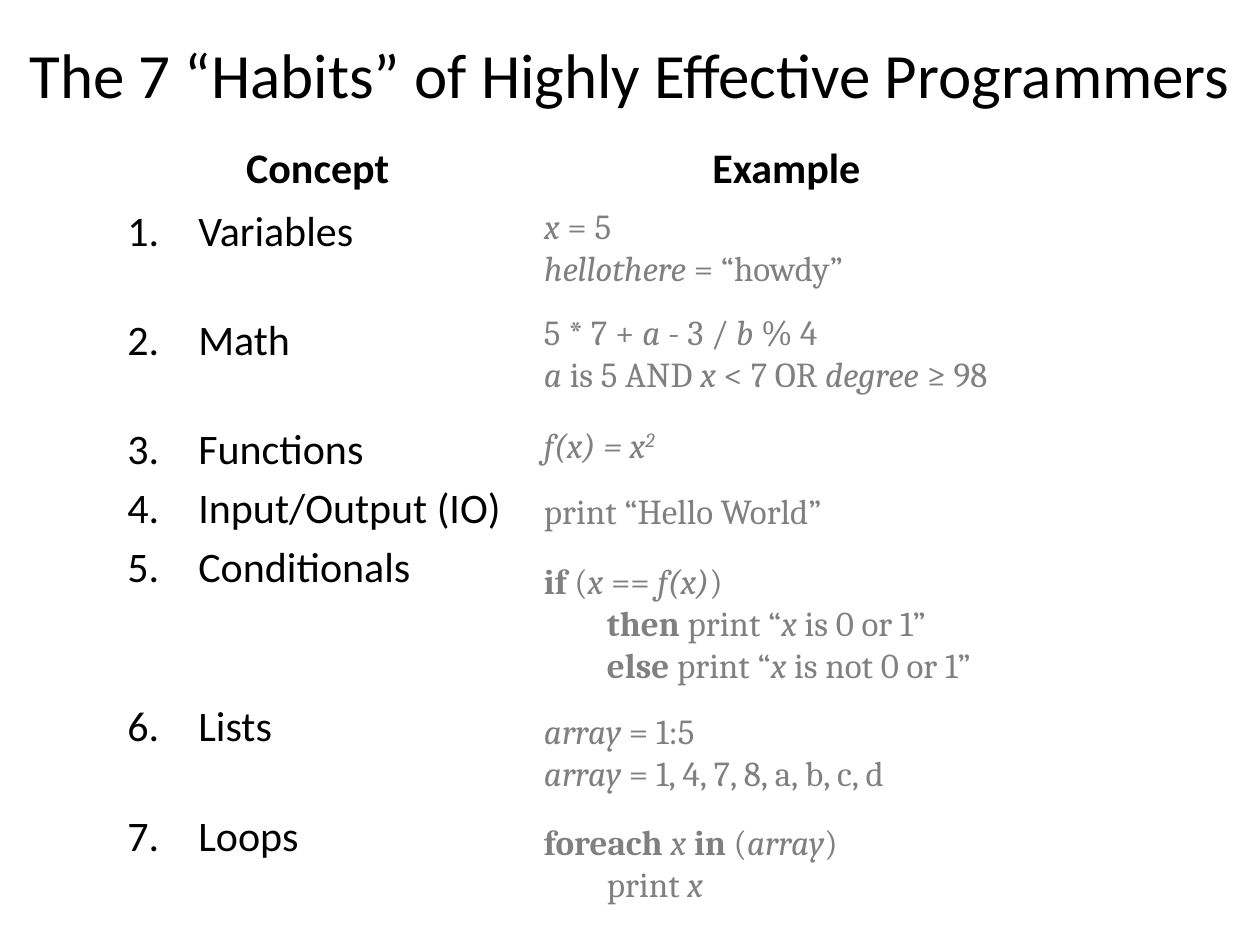
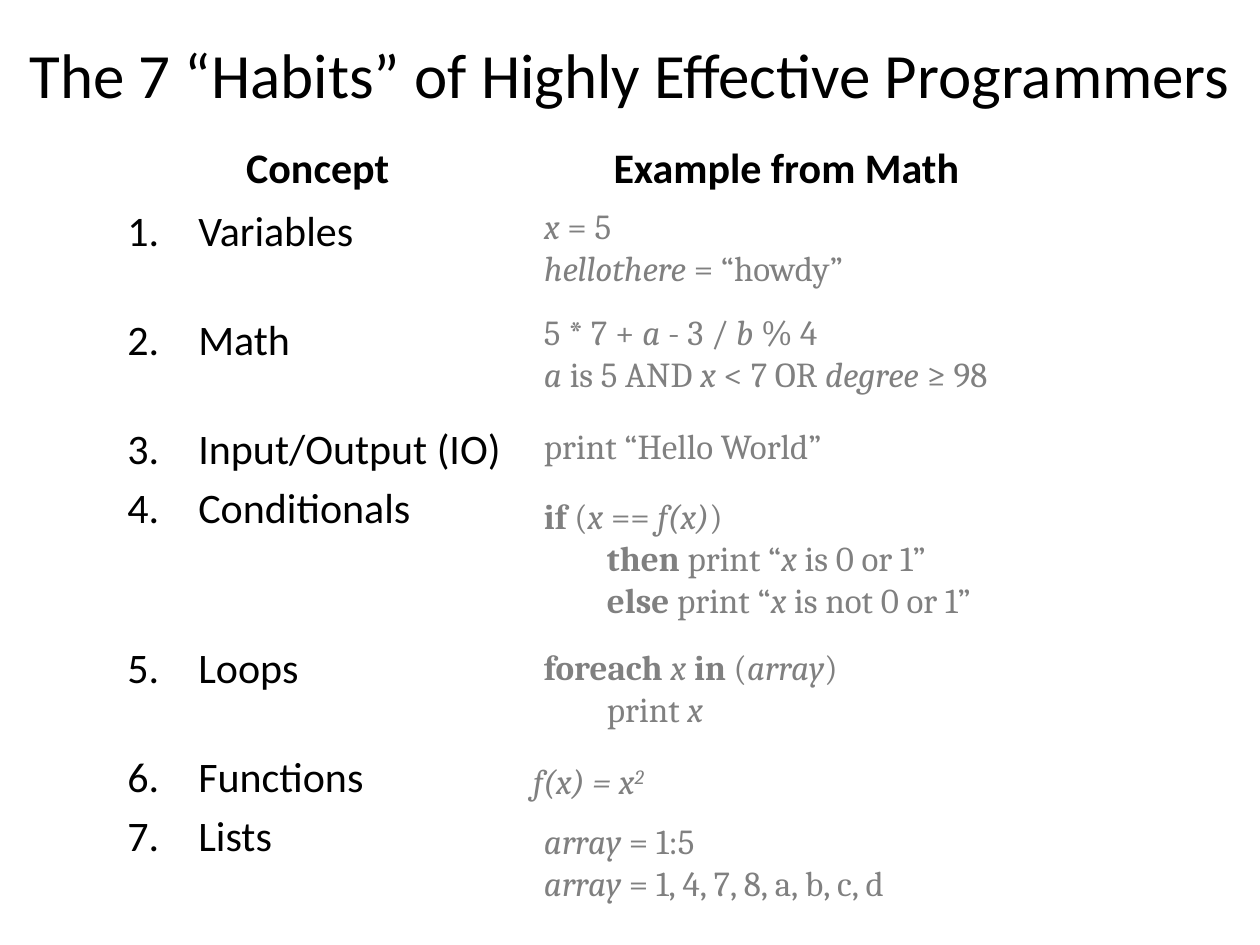
Before and after one commit to emhill/117-S15, a slide deck: slide 9 of src/morea/materials/02-7BasicProgrammingConcepts.pptx (slide 7 before the commit). Drawn at 1260x945 pixels with LibreOffice and Linux fonts; fonts in the diff are those of the drawing. Boxes give left, top, right and bottom in pixels: in the first picture for what was removed or moved away, otherwise in the second. Text is boxed around its words. In the diff, an @@ line names an element or a change of style, - is before the commit and + after.

```diff
--- a/src/morea/materials/02-7BasicProgrammingConcepts.pptx
+++ b/src/morea/materials/02-7BasicProgrammingConcepts.pptx
@@ text at (614, 153, 959, 190): text changed @@
-Example
+Example from Math
@@ text "print “Hello World”": place and size @@
-text "print “Hello World”" at (544, 500, 822, 532)
+text "print “Hello World”" at (544, 435, 822, 467)
@@ text at (198, 435, 363, 465): paragraph removed @@
-3. Functions
@@ text "if (x == f(x)) then ...": place and size @@
-text "if (x == f(x)) then ..." at (544, 569, 971, 686)
+text "if (x == f(x)) then ..." at (544, 504, 971, 621)
@@ text at (198, 656, 363, 793): paragraphs added @@
+5. Loops
+6. Functions
@@ text "foreach x in (array) print ...": place and size @@
-text "foreach x in (array) print ..." at (544, 830, 838, 905)
+text "foreach x in (array) print ..." at (544, 655, 838, 730)
@@ text "f(x) = x2": place and size @@
-text "f(x) = x2" at (544, 433, 596, 465)
+text "f(x) = x2" at (533, 769, 585, 801)
@@ text at (198, 824, 298, 858): paragraph removed @@
-7. Loops
@@ text "array = 1:5 array = ...": place and size @@
-text "array = 1:5 array = ..." at (544, 720, 884, 794)
+text "array = 1:5 array = ..." at (544, 830, 884, 904)
```
Also in this commit, not shown: 3 other slides changed, 2 slides added, 1 slide removed, 27 other files.
